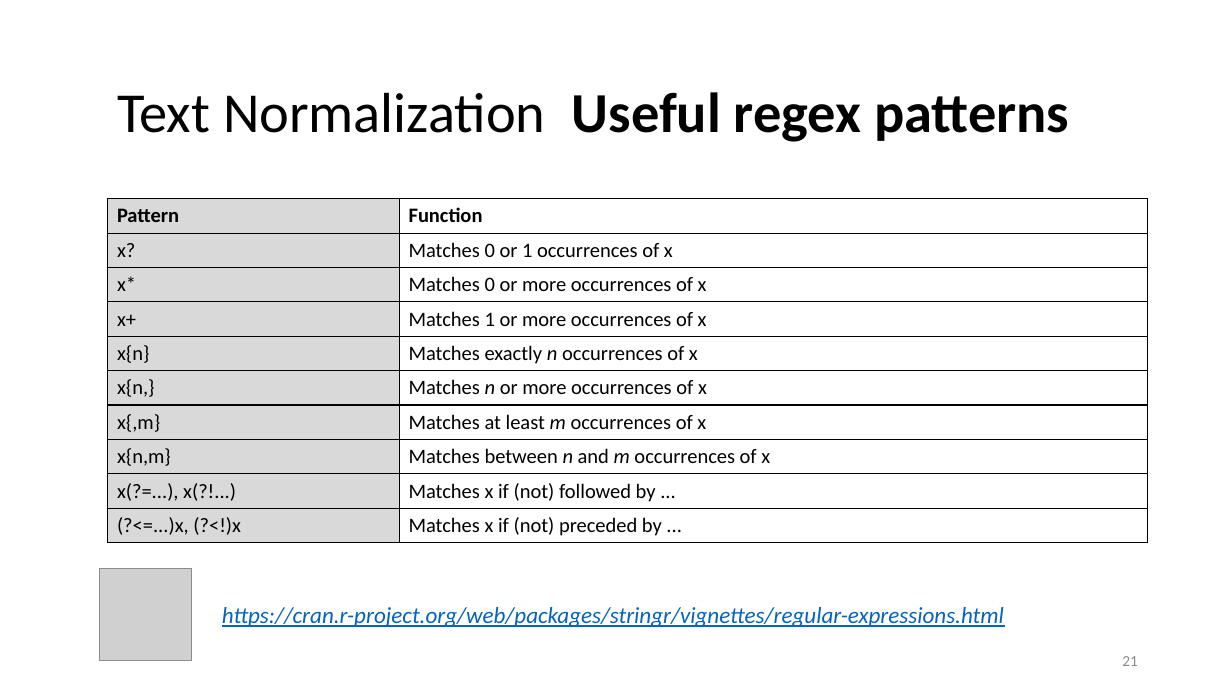
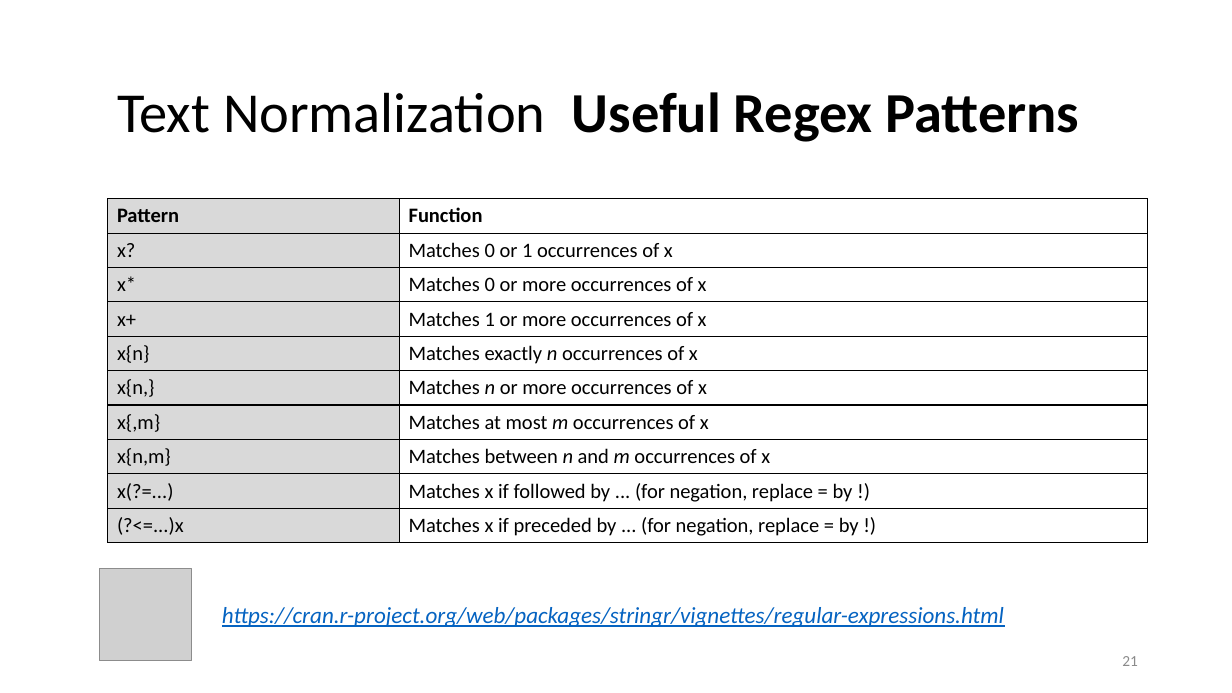
Before and after one commit to lisa-wm/consulting, a slide deck: slide 21 of 5_seminar/Contents_Part_02/slides/Präsentation_Teil2_Lisa.pptx. Drawn at 1232x693 pixels with LibreOffice and Linux fonts; fonts in the diff are those of the drawing; grey boxes stand for pictures. Boxes give left, top, right and bottom in pixels: in the first picture for what was removed or moved away, otherwise in the second. Text is boxed around its words. In the diff, an @@ line names an element or a change of style, - is before the commit and + after.

Commit message:
drafted demo text cleaning

```diff
--- a/5_seminar/Contents_Part_02/slides/Präsentation_Teil2_Lisa.pptx
+++ b/5_seminar/Contents_Part_02/slides/Präsentation_Teil2_Lisa.pptx
@@ title at [117, 92, 1080, 142]: text changed @@
-Text Normalization Useful regex patterns
+Text Normalization Useful Regex Patterns
@@ table at [108, 199, 1148, 540] @@
-row 7, column 2: Matches at least m occurrences of x
+row 7, column 2: Matches at most m occurrences of x
-row 9, column 1: x(?=...), x(?!...)
+row 9, column 1: x(?=...)
-row 9, column 2: Matches x if (not) followed by ...
+row 9, column 2: Matches x if followed by ... (for negation, replace = by !)
-row 10, column 1: (?<=...)x, (?<!)x
+row 10, column 1: (?<=...)x
-row 10, column 2: Matches x if (not) preceded by ...
+row 10, column 2: Matches x if preceded by ... (for negation, replace = by !)
```
Also in this commit, not shown: 10 other slides changed, 4 slides added, 20 other files.
